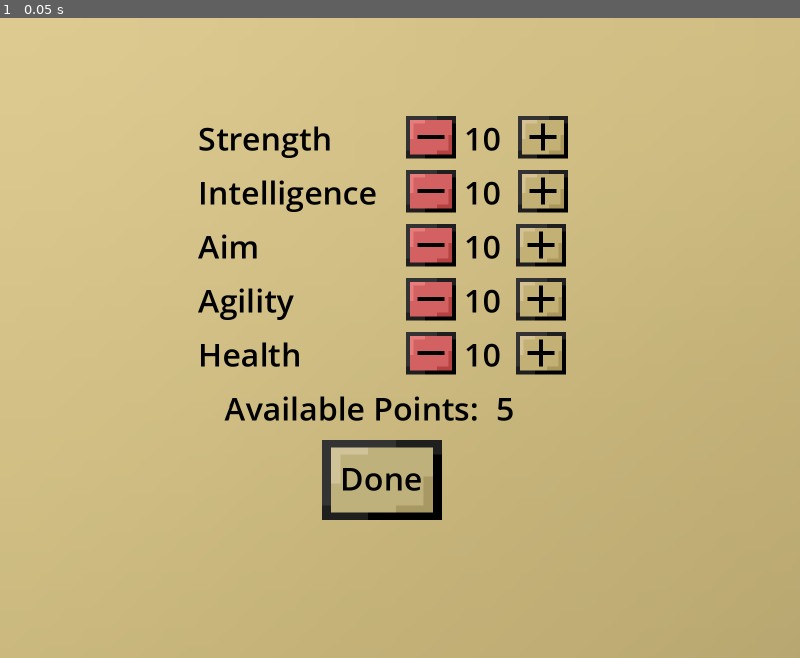
Above: before the commit, frame 1.
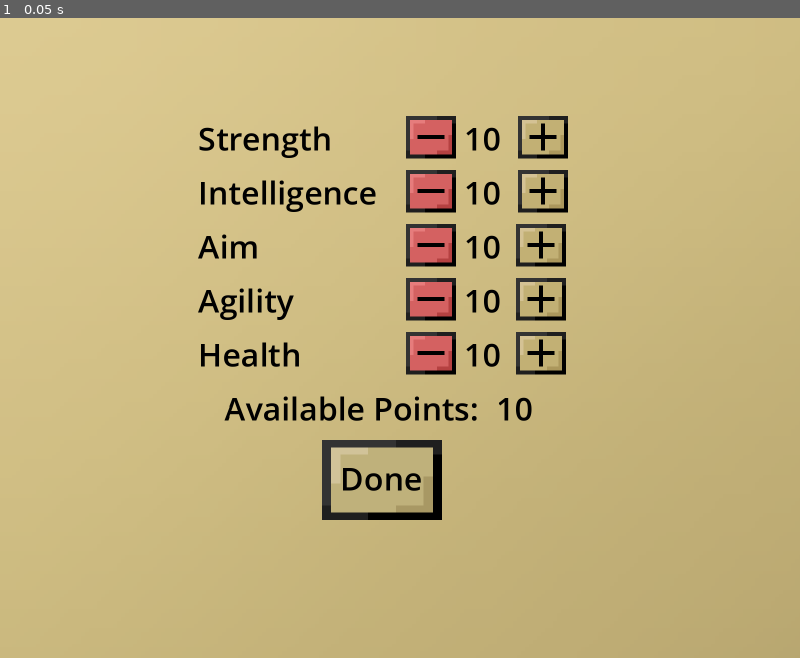
Above: after the commit, the same moment.

Repository: jakegriffin9902/CS358-Bane-of-the-Ancients
Game: Godot game, scene res://stat_sheet.tscn
Two runs of this game, one before a commit and one after it. Both use one fixed random seed, a clock stepped at 60 frames per second and the inputs below. This scene is started directly instead of the project's main scene.
Inputs:
- Up to frame 1 (0.05 s): no input

The runs differ from the first frame. In frame 1, less than 0.1% of the frame differs, in the area x 62-67%, y 59-63%.

Commit message:
3.0.1
Separated Health UI from player (this fixed issues in the player/stat system relationship), added buttons for the stat screen and start menu, added two new music tracks.

Diff:
--- /dev/null
+++ b/HeartUI.gd
@@ -0,0 +1,11 @@
+extends TextureProgressBar
+
+func _physics_process(_delta):
+	updateHeart()
+
+func updateHeart():
+	value=get_node("../..").curHealth
+	if (get_node("../..").curHealth>=10):
+		get_node("HeartUIText").text=str(get_node("../..").curHealth)
+	else :
+		get_node("HeartUIText2").text=str(get_node("../..").curHealth)
--- a/characters/player_script.gd
+++ b/characters/player_script.gd
@@ -11,7 +11,6 @@
 	animation_tree.set("parameters/Move/blend_position", starting_direction)
 
 func _physics_process(_delta):
-	updateHeart()
 	# Get input direction
 	var input_direction = Vector2(
 		Input.get_action_strength("right") - Input.get_action_strength("left"),
@@ -29,10 +28,3 @@
 func update_animation_parameters(move_input : Vector2):
 		if(move_input != Vector2.ZERO):
 			animation_tree.set("parameters/Move/blend_position", move_input)
-
-func updateHeart():
-	get_node("CanvasLayer/HeartUI").value=curHealth
-	if (curHealth>=10):
-		get_node("CanvasLayer/HeartUI/HeartUIText").text=str(curHealth)
-	else :
-		get_node("CanvasLayer/HeartUI/HeartUIText2").text=str(curHealth)
--- a/slouismo_fen.tscn
+++ b/slouismo_fen.tscn
@@ -1,10 +1,11 @@
-[gd_scene load_steps=16 format=3 uid="uid://bd2qkb1x7iclb"]
+[gd_scene load_steps=17 format=3 uid="uid://bd2qkb1x7iclb"]
 
 [ext_resource type="PackedScene" uid="uid://bwjh30l734fb1" path="res://characters/player.tscn" id="1_3g8dm"]
 [ext_resource type="Texture2D" uid="uid://do5hvvxjpc20g" path="res://characters/art/carrier_human.png" id="1_n8gus"]
 [ext_resource type="Texture2D" uid="uid://53x6uagpqg3t" path="res://characters/art/carrier_manimal.png" id="2_dofxf"]
 [ext_resource type="Texture2D" uid="uid://cgrxlx1xngvk6" path="res://tile_sets/forest.png" id="2_l83mb"]
 [ext_resource type="Texture2D" uid="uid://d3yur6ee1q1kl" path="res://tile_sets/grass.png" id="3_kmaqy"]
+[ext_resource type="Script" path="res://HeartUI.gd" id="3_mht4v"]
 [ext_resource type="Texture2D" uid="uid://c3slqm68eafop" path="res://tile_sets/gronuds.png" id="4_fsc04"]
 [ext_resource type="AudioStream" uid="uid://cdt24uquqdct4" path="res://music/into_the_fen.wav" id="5_8ryl2"]
 [ext_resource type="Texture2D" uid="uid://b3u57jb4rqic" path="res://HeartIcon.png" id="6_5r72p"]
@@ -345,6 +346,7 @@
 max_value = 10.0
 value = 8.0
 texture_progress = ExtResource("6_5r72p")
+script = ExtResource("3_mht4v")
 
 [node name="HeartUIText" type="RichTextLabel" parent="Player/CanvasLayer/HeartUI"]
 layout_mode = 1
--- a/stat_sheet.gd
+++ b/stat_sheet.gd
@@ -11,8 +11,12 @@
 
 func _ready():
 	available_points.set_text("[color=black]" + str(player_points))
+	# enables plus buttons if there are any available stat points
 	if (player_points == 0):
 		pass
 	else:
 		for button in get_tree().get_nodes_in_group("plus"):
 			button.set_disabled(false)
+	#this is temporary, making sure that things run smoothly
+	for value in get_tree().get_nodes_in_group("values"):
+		value.set_text("[color=black]" + str(get_node("player").maxHealth))
--- a/stat_sheet.tscn
+++ b/stat_sheet.tscn
@@ -1,16 +1,17 @@
-[gd_scene load_steps=12 format=3 uid="uid://brs5224vu2vum"]
-
-[ext_resource type="Texture2D" uid="uid://di41fl844d6sw" path="res://ui_art/plus.png" id="1_fst7j"]
+[gd_scene load_steps=13 format=3 uid="uid://brs5224vu2vum"]
+
+[ext_resource type="Texture2D" uid="uid://di41fl844d6sw" path="res://ui_art/stats/plus.png" id="1_fst7j"]
 [ext_resource type="Script" path="res://stat_sheet.gd" id="1_p8awl"]
-[ext_resource type="Texture2D" uid="uid://65ysx04o07u8" path="res://ui_art/plus_selected.png" id="2_m2m8c"]
-[ext_resource type="Texture2D" uid="uid://cv34j8hred2tx" path="res://ui_art/background.png" id="2_nf75c"]
-[ext_resource type="Texture2D" uid="uid://b567h8e0485ne" path="res://ui_art/plus_disabled.png" id="3_ud17e"]
-[ext_resource type="Texture2D" uid="uid://qpye4g8y6u5d" path="res://ui_art/minus.png" id="4_vbn2g"]
-[ext_resource type="Texture2D" uid="uid://2qrnm1138res" path="res://ui_art/minus_selected.png" id="5_547jt"]
-[ext_resource type="Texture2D" uid="uid://d3n57r5ac8v8r" path="res://ui_art/minus_disabled.png" id="6_30esw"]
-[ext_resource type="Texture2D" uid="uid://ba8qboipj2geb" path="res://ui_art/confirm.png" id="8_x627h"]
-[ext_resource type="Texture2D" uid="uid://lp5l07nyxouf" path="res://ui_art/confirm_selected.png" id="9_k28f5"]
-[ext_resource type="Texture2D" uid="uid://c4jyt3n75udl0" path="res://ui_art/confirm_disabled.png" id="10_mhupj"]
+[ext_resource type="Texture2D" uid="uid://65ysx04o07u8" path="res://ui_art/stats/plus_selected.png" id="2_m2m8c"]
+[ext_resource type="Texture2D" uid="uid://cv34j8hred2tx" path="res://ui_art/stats/background.png" id="2_nf75c"]
+[ext_resource type="Texture2D" uid="uid://b567h8e0485ne" path="res://ui_art/stats/plus_disabled.png" id="3_ud17e"]
+[ext_resource type="Texture2D" uid="uid://qpye4g8y6u5d" path="res://ui_art/stats/minus.png" id="4_vbn2g"]
+[ext_resource type="Texture2D" uid="uid://2qrnm1138res" path="res://ui_art/stats/minus_selected.png" id="5_547jt"]
+[ext_resource type="Texture2D" uid="uid://d3n57r5ac8v8r" path="res://ui_art/stats/minus_disabled.png" id="6_30esw"]
+[ext_resource type="Texture2D" uid="uid://ba8qboipj2geb" path="res://ui_art/stats/confirm.png" id="8_x627h"]
+[ext_resource type="Texture2D" uid="uid://lp5l07nyxouf" path="res://ui_art/stats/confirm_selected.png" id="9_k28f5"]
+[ext_resource type="Texture2D" uid="uid://c4jyt3n75udl0" path="res://ui_art/stats/confirm_disabled.png" id="10_mhupj"]
+[ext_resource type="PackedScene" uid="uid://bwjh30l734fb1" path="res://characters/player.tscn" id="12_426bc"]
 
 [node name="stat_sheet" type="Control"]
 layout_mode = 3
@@ -53,7 +54,7 @@
 texture_disabled = ExtResource("6_30esw")
 stretch_mode = 4
 
-[node name="value" type="RichTextLabel" parent="stats/strength"]
+[node name="value" type="RichTextLabel" parent="stats/strength" groups=["values"]]
 custom_minimum_size = Vector2(23, 23)
 layout_mode = 2
 bbcode_enabled = true
@@ -89,7 +90,7 @@
 texture_disabled = ExtResource("6_30esw")
 stretch_mode = 4
 
-[node name="value" type="RichTextLabel" parent="stats/intelligence"]
+[node name="value" type="RichTextLabel" parent="stats/intelligence" groups=["values"]]
 custom_minimum_size = Vector2(23, 23)
 layout_mode = 2
 bbcode_enabled = true
@@ -125,7 +126,7 @@
 texture_disabled = ExtResource("6_30esw")
 stretch_mode = 4
 
-[node name="value" type="RichTextLabel" parent="stats/aim"]
+[node name="value" type="RichTextLabel" parent="stats/aim" groups=["values"]]
 custom_minimum_size = Vector2(22, 23)
 layout_mode = 2
 bbcode_enabled = true
@@ -160,7 +161,7 @@
 texture_disabled = ExtResource("6_30esw")
 stretch_mode = 4
 
-[node name="value" type="RichTextLabel" parent="stats/agility"]
+[node name="value" type="RichTextLabel" parent="stats/agility" groups=["values"]]
 custom_minimum_size = Vector2(22, 23)
 layout_mode = 2
 bbcode_enabled = true
@@ -195,7 +196,7 @@
 texture_disabled = ExtResource("6_30esw")
 stretch_mode = 4
 
-[node name="value" type="RichTextLabel" parent="stats/health"]
+[node name="value" type="RichTextLabel" parent="stats/health" groups=["values"]]
 custom_minimum_size = Vector2(22, 23)
 layout_mode = 2
 bbcode_enabled = true
@@ -220,7 +221,7 @@
 bbcode_enabled = true
 text = "[color=black]Available Points: "
 
-[node name="value" type="RichTextLabel" parent="stats/points"]
+[node name="value" type="RichTextLabel" parent="stats/points" groups=["values"]]
 custom_minimum_size = Vector2(22, 23)
 layout_mode = 2
 bbcode_enabled = true
@@ -236,3 +237,6 @@
 texture_disabled = ExtResource("10_mhupj")
 ignore_texture_size = true
 stretch_mode = 0
+
+[node name="player" parent="." instance=ExtResource("12_426bc")]
+visible = false
Not shown, added: music/farewell.wav.import
Not shown, added: music/title.wav.import
Not shown, removed: ui_art/background.png.import
Binary file removed: ui_art/button.png
Not shown, removed: ui_art/button.png.import
Binary file removed: ui_art/button_disabled.png
Not shown, removed: ui_art/button_disabled.png.import
Binary file removed: ui_art/button_selected.png
Not shown, removed: ui_art/button_selected.png.import
Not shown, removed: ui_art/confirm.png.import
Not shown, removed: ui_art/confirm_disabled.png.import
Not shown, removed: ui_art/confirm_selected.png.import
(and 36 more such lines)
